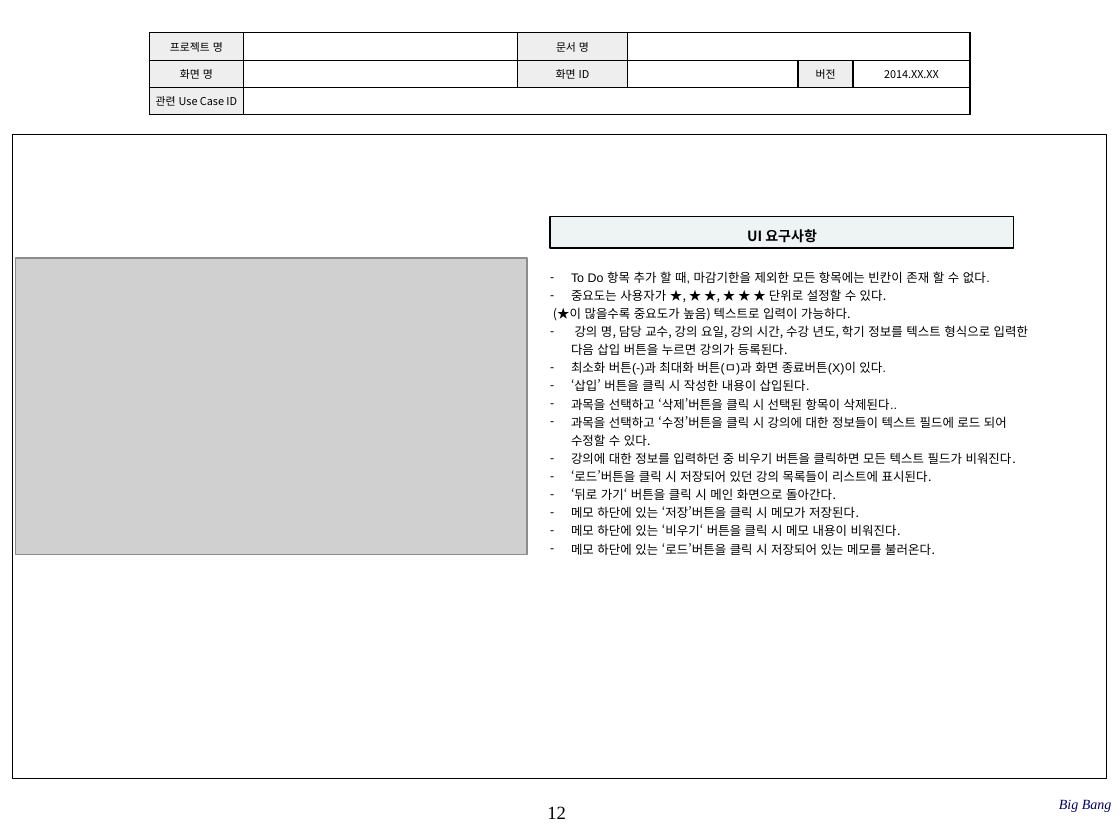
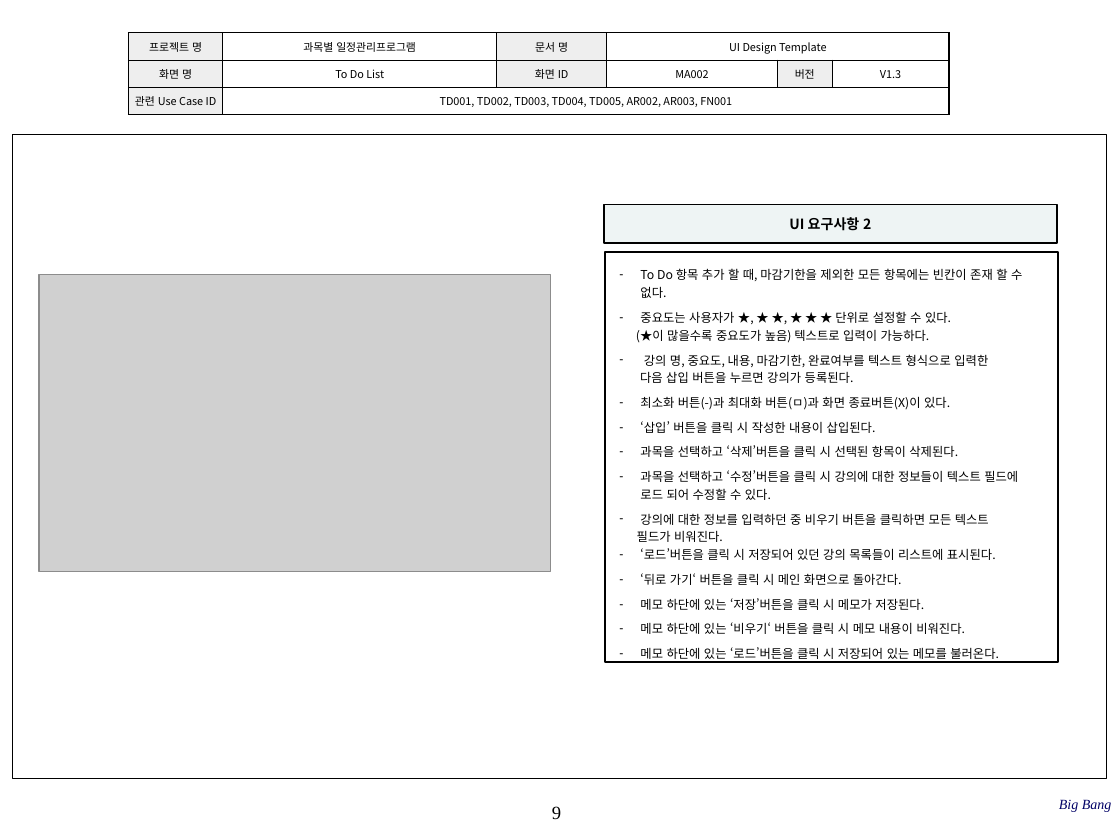
Before and after one commit to SE-admin/SE2017_1_bigbang, a slide deck: slide 9 of doc/3_ 설계서/UI Design Template.pptx (slide 12 before the commit). Drawn at 1120x840 pixels with LibreOffice and Linux fonts; fonts in the diff are those of the drawing; grey boxes stand for pictures; background and template pictures are left out. Boxes give left, top, right and bottom in pixels: in the first picture for what was removed or moved away, otherwise in the second. Text is boxed around its words. In the diff, an @@ line names an element or a change of style, - is before the commit and + after.

Commit message:
UI Design Template.pptx 수정 최종 수정

```diff
--- a/doc/3_ 설계서/UI Design Template.pptx
+++ b/doc/3_ 설계서/UI Design Template.pptx
@@ table at [129, 32, 950, 114] @@
-row 1, column 2: 
+row 1, column 2: 과목별 일정관리프로그램
-row 1, column 4: 
+row 1, column 4: UI Design Template
-row 2: 화면 명 |  | 화면 ID |  | 버전 | 2014.XX.XX
+row 2: 화면 명 | To Do List | 화면 ID | MA002 | 버전 | V1.3
-row 3, column 2: 
+row 3, column 2: TD001, TD002, TD003, TD004, TD005, AR002, AR003, FN001
@@ table: place and size @@
-table at [149, 32, 970, 114]
+table at [129, 32, 950, 114]
@@ rectangle "UI 요구사항 2": place and size @@
-rectangle "UI 요구사항 2" at [550, 216, 1014, 248]
+rectangle "UI 요구사항 2" at [604, 205, 1057, 243]
@@ text in rectangle at [789, 217, 871, 231]: text changed @@
-UI 요구사항
+UI 요구사항 2
@@ rectangle added at [605, 252, 1058, 662], fill #FFFFFF, outline #000000 1 pt @@
@@ table at [613, 265, 1047, 666] @@
-row 1, column 1: To Do 항목 추가 할 때, 마감기한을 제외한 모든 항목에는 빈칸이 존재 할 수 없다. / 중요도는 사용자가 ★, ★ ★, ★ ★ ★ 단위로 설정할 수 있다. / (★이 많을수록 중요도가 높음) 텍스트로 입력이 가능하다. / 강의 명, 담당 교수, 강의 요일, 강의 시간, 수강 년도, 학기 정보를 텍스트 형식으로 입력한 다음 삽입 버튼을 누르면 강의가 등록된다. / 최소화 버튼(-)과 최대화 버튼(ㅁ)과 화면 종료버튼(X)이 있다. / ‘삽입’ 버튼을 클릭 시 작성한 내용이 삽입된다. / 과목을 선택하고 ‘삭제’버튼을 클릭 시 선택된 항목이 삭제된다.. / 과목을 선택하고 ‘수정’버튼을 클릭 시 강의에 대한 정보들이 텍스트 필드에 로드 되어 수정할 수 있다. / 강의에 대한 정보를 입력하던 중 비우기 버튼을 클릭하면 모든 텍스트 필드가 비워진다. / ‘로드’버튼을 클릭 시 저장되어 있던 강의 목록들이 리스트에 표시된다. / ‘뒤로 가기‘ 버튼을 클릭 시 메인 화면으로 돌아간다. / 메모 하단에 있는 ‘저장’버튼을 클릭 시 메모가 저장된다. / 메모 하단에 있는 ‘비우기‘ 버튼을 클릭 시 메모 내용이 비워진다. / 메모 하단에 있는 ‘로드’버튼을 클릭 시 저장되어 있는 메모를 불러온다.
+row 1, column 1: To Do 항목 추가 할 때, 마감기한을 제외한 모든 항목에는 빈칸이 존재 할 수 없다. / 중요도는 사용자가 ★, ★ ★, ★ ★ ★ 단위로 설정할 수 있다. / (★이 많을수록 중요도가 높음) 텍스트로 입력이 가능하다. / 강의 명, 중요도, 내용, 마감기한, 완료여부를 텍스트 형식으로 입력한 / 다음 삽입 버튼을 누르면 강의가 등록된다. / 최소화 버튼(-)과 최대화 버튼(ㅁ)과 화면 종료버튼(X)이 있다. / ‘삽입’ 버튼을 클릭 시 작성한 내용이 삽입된다. / 과목을 선택하고 ‘삭제’버튼을 클릭 시 선택된 항목이 삭제된다. / 과목을 선택하고 ‘수정’버튼을 클릭 시 강의에 대한 정보들이 텍스트 필드에 로드 되어 수정할 수 있다. / 강의에 대한 정보를 입력하던 중 비우기 버튼을 클릭하면 모든 텍스트 / 필드가 비워진다. / ‘로드’버튼을 클릭 시 저장되어 있던 강의 목록들이 리스트에 표시된다. / ‘뒤로 가기‘ 버튼을 클릭 시 메인 화면으로 돌아간다. / 메모 하단에 있는 ‘저장’버튼을 클릭 시 메모가 저장된다. / 메모 하단에 있는 ‘비우기‘ 버튼을 클릭 시 메모 내용이 비워진다. / 메모 하단에 있는 ‘로드’버튼을 클릭 시 저장되어 있는 메모를 불러온다.
@@ table: place and size @@
-table at [544, 268, 1052, 559]
+table at [613, 265, 1047, 666]
@@ picture: place and size @@
-picture at [16, 258, 528, 554]
+picture at [39, 274, 551, 571]
@@ page number at [552, 806, 561, 820]: text changed @@
-12
+9
```
Also in this commit, not shown: 10 other slides changed, 2 slides removed.
